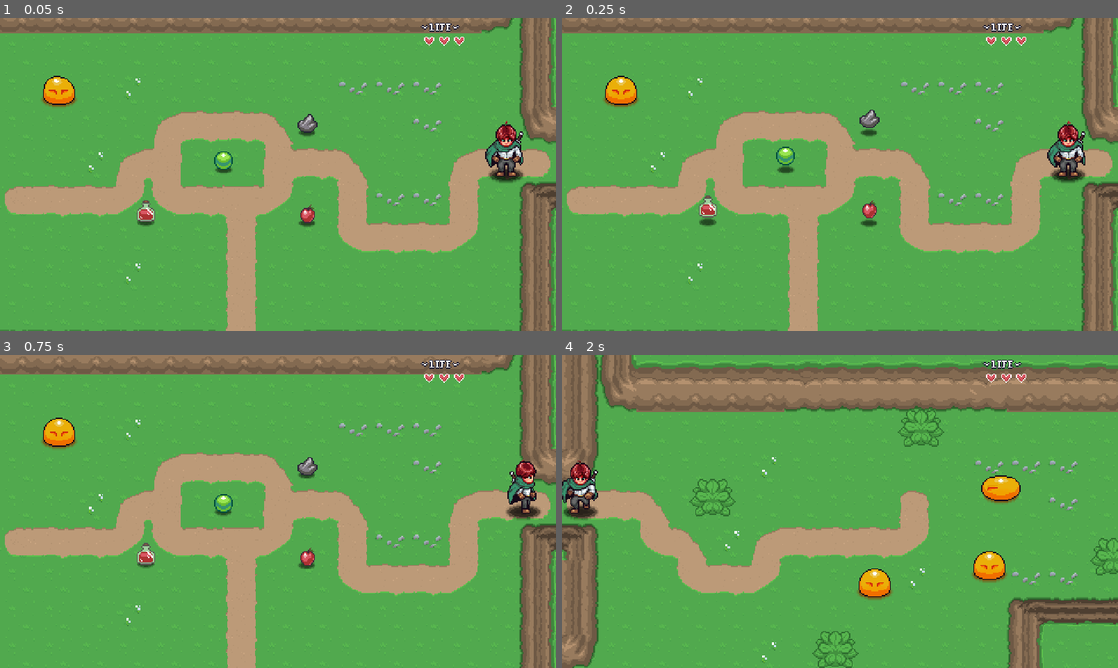
Above: before the commit, frames 1-4 (two rows, left to right).
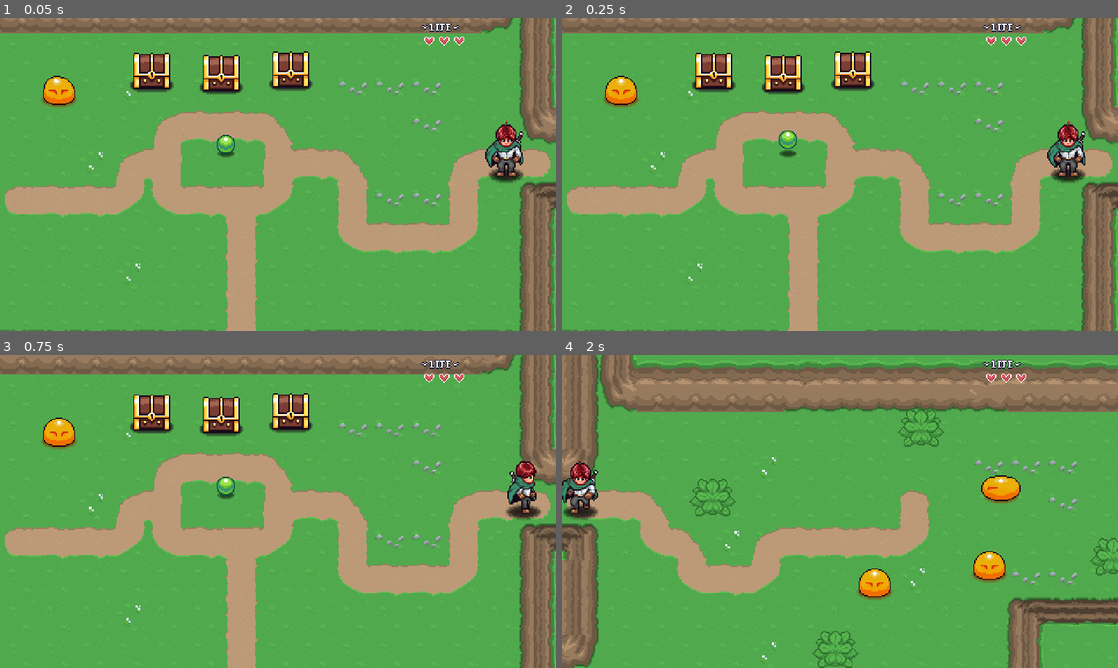
Above: after the commit, the same moments.

Repository: sirzes02/Godot-test
Game: Godot game, scene res://levels/area01/01.tscn
The game is run twice, just before and just after one commit, with the same random seed, the same clock (stepped at 60 frames per second) and the same inputs. Sound files missing from this copy of the repository are replaced by a short silence.
Inputs:
- Up to frame 1 (0.05 s): no input
- Up to frame 2 (0.25 s): no input
- Up to frame 3 (0.75 s): hold D (right) from 0.53 s (still down); hold E (interact, bound only after the commit) from 0.53 s (still down)
- Up to frame 4 (2 s): release D (right) at 1.28 s; release E (interact, bound only after the commit) at 1.28 s; hold S (down) from 1.28 s (still down); tap Space (attack) at 1.35 s; tap E (interact, bound only after the commit) at 1.55 s

The runs differ from the first frame. In frame 1, 3.4% of the frame differs, in the area x 23-58%, y 10-67%; in frame 2, 3.5%; in frame 3, 3.4%; in frame 4, nothing differs.

Commit message:
Treasure Chest

Diff:
--- a/00_globals/global_player_manager.gd
+++ b/00_globals/global_player_manager.gd
@@ -2,6 +2,8 @@
 
 const PLAYER = preload("uid://b4sse476kdci4")
 const INVENTORY_DATA: InventoryData = preload("res://gui/pause_menu/inventory/player_inventory.tres")
+
+signal interact_pressed
 
 var player: Player
 var player_spawned: bool = false
--- a/Player/Scripts/states/player_state_idle.gd
+++ b/Player/Scripts/states/player_state_idle.gd
@@ -24,5 +24,7 @@
 func handled_input(_event: InputEvent) -> State:
 	if _event.is_action_pressed("attack"):
 		return attack
+	elif _event.is_action_pressed("interact"):
+		PlayerManager.interact_pressed.emit()
 
 	return null
--- a/Player/Scripts/states/player_state_walk.gd
+++ b/Player/Scripts/states/player_state_walk.gd
@@ -30,5 +30,7 @@
 func handled_input(_event: InputEvent) -> State:
 	if _event.is_action_pressed("attack"):
 		return attack
+	elif _event.is_action_pressed("interact"):
+		PlayerManager.interact_pressed.emit()
 
 	return null
--- a/Player/player.tscn
+++ b/Player/player.tscn
@@ -531,6 +531,8 @@
 &"walk_up": SubResource("Animation_od3ui")
 }
 
+[sub_resource type="RectangleShape2D" id="RectangleShape2D_wodsf"]
+
 [sub_resource type="CircleShape2D" id="CircleShape2D_kb6p2"]
 
 [sub_resource type="Animation" id="Animation_tqiix"]
@@ -671,6 +673,16 @@
 [node name="Interactions" type="Node2D" parent="." unique_id=1424819790]
 script = ExtResource("10_2ieo8")
 
+[node name="Area2D" type="Area2D" parent="Interactions" unique_id=1799875854]
+position = Vector2(0, 6)
+collision_layer = 4
+collision_mask = 0
+monitoring = false
+
+[node name="CollisionShape2D" type="CollisionShape2D" parent="Interactions/Area2D" unique_id=389187514]
+shape = SubResource("RectangleShape2D_wodsf")
+debug_color = Color(0, 0.64415896, 0.2923537, 0.41960785)
+
 [node name="HitBox" parent="." unique_id=294006191 instance=ExtResource("13_yllr7")]
 collision_layer = 2
 
--- /dev/null
+++ b/interactables/TreasureChest/treasure_chest.gd
@@ -0,0 +1,68 @@
+@tool
+class_name TreasureChest extends Node2D
+
+@export var item_data: ItemData:
+	set = _set_item_data
+@export var quantity: int = 1:
+	set = _set_quantity
+
+@onready var sprite_2d: Sprite2D = $ItemSprite
+@onready var label: Label = $ItemSprite/Label
+@onready var animation_player: AnimationPlayer = $AnimationPlayer
+@onready var area_2d: Area2D = $Area2D
+
+var is_open: bool = false
+
+func _ready() -> void:
+	_update_texture()
+	_update_label()
+
+	if Engine.is_editor_hint():
+		return
+
+	area_2d.area_entered.connect(_on_area_enter)
+	area_2d.area_exited.connect(_on_area_exit)
+	pass
+
+func player_interact() -> void:
+	if is_open:
+		return
+
+	is_open = true
+	animation_player.play("open_chest")
+
+	if item_data and quantity > 0:
+		PlayerManager.INVENTORY_DATA.add_item(item_data, quantity)
+	else:
+		printerr("No items in chest!")
+		push_error("No items in chest! Chest name: ", name)
+	pass
+
+func _on_area_enter(_a: Area2D) -> void:
+	PlayerManager.interact_pressed.connect(player_interact)
+	pass
+
+func _on_area_exit(_a: Area2D) -> void:
+	PlayerManager.interact_pressed.disconnect(player_interact)
+	pass
+
+func _set_item_data(value: ItemData) -> void:
+	item_data = value
+	_update_texture()
+	pass
+
+func _set_quantity(value: int) -> void:
+	quantity = value
+	_update_label()
+	pass
+
+func _update_texture() -> void:
+	if item_data and sprite_2d:
+		sprite_2d.texture = item_data.texture
+
+func _update_label() -> void:
+	if label:
+		if quantity <= 1:
+			label.text = ""
+		else:
+			label.text = "x" + str(quantity)
--- /dev/null
+++ b/interactables/TreasureChest/treasure_chest.tscn
@@ -0,0 +1,243 @@
+[gd_scene format=3 uid="uid://dfsdlruxpe7ms"]
+
+[ext_resource type="Script" uid="uid://b6cnokbs2ntv5" path="res://interactables/TreasureChest/treasure_chest.gd" id="1_hftu0"]
+[ext_resource type="Texture2D" uid="uid://kkjd10x5kebp" path="res://interactables/TreasureChest/treasure-chest.png" id="2_32ws2"]
+[ext_resource type="Texture2D" uid="uid://xv7vbfodkwkx" path="res://items/sprites/items.png" id="3_tx8hp"]
+[ext_resource type="AudioStream" uid="uid://d27ahwr066hu1" path="res://interactables/TreasureChest/treasure-open.wav" id="4_8lpof"]
+
+[sub_resource type="AtlasTexture" id="AtlasTexture_8lpof"]
+atlas = ExtResource("3_tx8hp")
+region = Rect2(0, 0, 32, 32)
+
+[sub_resource type="Animation" id="Animation_8lpof"]
+length = 0.001
+tracks/0/type = "value"
+tracks/0/imported = false
+tracks/0/enabled = true
+tracks/0/path = NodePath("Sprite2D:frame")
+tracks/0/interp = 1
+tracks/0/loop_wrap = true
+tracks/0/keys = {
+"times": PackedFloat32Array(0),
+"transitions": PackedFloat32Array(1),
+"update": 1,
+"values": [0]
+}
+tracks/1/type = "value"
+tracks/1/imported = false
+tracks/1/enabled = true
+tracks/1/path = NodePath("ItemSprite:visible")
+tracks/1/interp = 1
+tracks/1/loop_wrap = true
+tracks/1/keys = {
+"times": PackedFloat32Array(0),
+"transitions": PackedFloat32Array(1),
+"update": 1,
+"values": [true]
+}
+tracks/2/type = "value"
+tracks/2/imported = false
+tracks/2/enabled = true
+tracks/2/path = NodePath("ItemSprite:position")
+tracks/2/interp = 1
+tracks/2/loop_wrap = true
+tracks/2/keys = {
+"times": PackedFloat32Array(0),
+"transitions": PackedFloat32Array(1),
+"update": 0,
+"values": [Vector2(0, -10)]
+}
+tracks/3/type = "value"
+tracks/3/imported = false
+tracks/3/enabled = true
+tracks/3/path = NodePath("ItemSprite:modulate")
+tracks/3/interp = 1
+tracks/3/loop_wrap = true
+tracks/3/keys = {
+"times": PackedFloat32Array(0),
+"transitions": PackedFloat32Array(1),
+"update": 0,
+"values": [Color(1, 1, 1, 1)]
+}
+
+[sub_resource type="Animation" id="Animation_tx8hp"]
+resource_name = "closed"
+tracks/0/type = "value"
+tracks/0/imported = false
+tracks/0/enabled = true
+tracks/0/path = NodePath("Sprite2D:frame")
+tracks/0/interp = 1
+tracks/0/loop_wrap = true
+tracks/0/keys = {
+"times": PackedFloat32Array(0),
+"transitions": PackedFloat32Array(1),
+"update": 1,
+"values": [0]
+}
+tracks/1/type = "value"
+tracks/1/imported = false
+tracks/1/enabled = true
+tracks/1/path = NodePath("ItemSprite:visible")
+tracks/1/interp = 1
+tracks/1/loop_wrap = true
+tracks/1/keys = {
+"times": PackedFloat32Array(0),
+"transitions": PackedFloat32Array(1),
+"update": 1,
+"values": [false]
+}
+
+[sub_resource type="Animation" id="Animation_nkcuk"]
+resource_name = "open_chest"
+length = 1.5
+tracks/0/type = "value"
+tracks/0/imported = false
+tracks/0/enabled = true
+tracks/0/path = NodePath("Sprite2D:frame")
+tracks/0/interp = 1
+tracks/0/loop_wrap = true
+tracks/0/keys = {
+"times": PackedFloat32Array(0, 0.1),
+"transitions": PackedFloat32Array(1, 1),
+"update": 1,
+"values": [0, 1]
+}
+tracks/1/type = "value"
+tracks/1/imported = false
+tracks/1/enabled = true
+tracks/1/path = NodePath("ItemSprite:visible")
+tracks/1/interp = 1
+tracks/1/loop_wrap = true
+tracks/1/keys = {
+"times": PackedFloat32Array(0, 0.1),
+"transitions": PackedFloat32Array(1, 1),
+"update": 1,
+"values": [false, true]
+}
+tracks/2/type = "audio"
+tracks/2/imported = false
+tracks/2/enabled = true
+tracks/2/path = NodePath("AudioStreamPlayer2D")
+tracks/2/interp = 1
+tracks/2/loop_wrap = true
+tracks/2/keys = {
+"clips": [{
+"end_offset": 0.0,
+"start_offset": 0.0,
+"stream": ExtResource("4_8lpof")
+}],
+"times": PackedFloat32Array(0.1)
+}
+tracks/2/use_blend = true
+tracks/3/type = "value"
+tracks/3/imported = false
+tracks/3/enabled = true
+tracks/3/path = NodePath("ItemSprite:position")
+tracks/3/interp = 1
+tracks/3/loop_wrap = true
+tracks/3/keys = {
+"times": PackedFloat32Array(0.100000024, 0.3, 0.5, 1.5),
+"transitions": PackedFloat32Array(0.5, -2, 2, 1),
+"update": 0,
+"values": [Vector2(0, -10), Vector2(0, -64), Vector2(0, -48), Vector2(0, -48)]
+}
+tracks/4/type = "value"
+tracks/4/imported = false
+tracks/4/enabled = true
+tracks/4/path = NodePath("ItemSprite:modulate")
+tracks/4/interp = 1
+tracks/4/loop_wrap = true
+tracks/4/keys = {
+"times": PackedFloat32Array(0.2, 0.3, 0.5, 1, 1.5),
+"transitions": PackedFloat32Array(1, 1, 1, 1, 1),
+"update": 0,
+"values": [Color(1, 1, 1, 1), Color(7.3009396, 5.130091, 2.5526783, 0.64400005), Color(1, 1, 1, 1), Color(1, 1, 1, 1), Color(1, 1, 1, 0)]
+}
+
+[sub_resource type="Animation" id="Animation_bc0bh"]
+resource_name = "opened"
+tracks/0/type = "value"
+tracks/0/imported = false
+tracks/0/enabled = true
+tracks/0/path = NodePath("Sprite2D:frame")
+tracks/0/interp = 1
+tracks/0/loop_wrap = true
+tracks/0/keys = {
+"times": PackedFloat32Array(0),
+"transitions": PackedFloat32Array(1),
+"update": 1,
+"values": [1]
+}
+tracks/1/type = "value"
+tracks/1/imported = false
+tracks/1/enabled = true
+tracks/1/path = NodePath("ItemSprite:visible")
+tracks/1/interp = 1
+tracks/1/loop_wrap = true
+tracks/1/keys = {
+"times": PackedFloat32Array(0),
+"transitions": PackedFloat32Array(1),
+"update": 1,
+"values": [false]
+}
+
+[sub_resource type="AnimationLibrary" id="AnimationLibrary_8lpof"]
+_data = {
+&"RESET": SubResource("Animation_8lpof"),
+&"closed": SubResource("Animation_tx8hp"),
+&"open_chest": SubResource("Animation_nkcuk"),
+&"opened": SubResource("Animation_bc0bh")
+}
+
+[sub_resource type="RectangleShape2D" id="RectangleShape2D_tx8hp"]
+size = Vector2(32, 10)
+
+[sub_resource type="RectangleShape2D" id="RectangleShape2D_8lpof"]
+size = Vector2(36, 19)
+
+[node name="TreasureChest" type="Node2D" unique_id=1078578518]
+script = ExtResource("1_hftu0")
+
+[node name="Sprite2D" type="Sprite2D" parent="." unique_id=1379987417]
+position = Vector2(0, -10)
+texture = ExtResource("2_32ws2")
+hframes = 2
+
+[node name="ItemSprite" type="Sprite2D" parent="." unique_id=759175275]
+position = Vector2(0, -10)
+texture = SubResource("AtlasTexture_8lpof")
+
+[node name="Label" type="Label" parent="ItemSprite" unique_id=262428540]
+offset_left = 11.0
+offset_top = -12.0
+offset_right = 51.0
+offset_bottom = 11.0
+theme_override_colors/font_outline_color = Color(0, 0, 0, 1)
+theme_override_constants/outline_size = 4
+theme_override_font_sizes/font_size = 10
+text = "x99"
+vertical_alignment = 1
+
+[node name="AnimationPlayer" type="AnimationPlayer" parent="." unique_id=304792941]
+libraries/ = SubResource("AnimationLibrary_8lpof")
+autoplay = &"closed"
+
+[node name="AudioStreamPlayer2D" type="AudioStreamPlayer2D" parent="." unique_id=1849018542]
+
+[node name="StaticBody2D" type="StaticBody2D" parent="." unique_id=1941036681]
+collision_layer = 16
+collision_mask = 0
+
+[node name="CollisionShape2D" type="CollisionShape2D" parent="StaticBody2D" unique_id=951538696]
+position = Vector2(0, 5)
+shape = SubResource("RectangleShape2D_tx8hp")
+
+[node name="Area2D" type="Area2D" parent="." unique_id=1156334436]
+collision_layer = 0
+collision_mask = 4
+monitorable = false
+
+[node name="CollisionShape2D" type="CollisionShape2D" parent="Area2D" unique_id=468836002]
+position = Vector2(0, 5.5)
+shape = SubResource("RectangleShape2D_8lpof")
+debug_color = Color(0, 0.64117885, 0.34332916, 0.41960785)
--- a/items/gem.tres
+++ b/items/gem.tres
@@ -1,5 +1,6 @@
 [gd_resource type="Resource" script_class="ItemData" format=3 uid="uid://8qgcg0rmriho"]
 
+[ext_resource type="Script" uid="uid://bw1n5f7oha62s" path="res://items/item_efffects/item_effect.gd" id="1_gbvxt"]
 [ext_resource type="Script" uid="uid://dk26mo3s51sr3" path="res://items/scripts/item_data.gd" id="1_m7x72"]
 [ext_resource type="Texture2D" uid="uid://xv7vbfodkwkx" path="res://items/sprites/items.png" id="2_o2n4o"]
 
--- a/levels/area01/01.tscn
+++ b/levels/area01/01.tscn
@@ -7,9 +7,9 @@
 [ext_resource type="PackedScene" uid="uid://21t22vjvneei" path="res://enemies/slime/slime.tscn" id="5_dh2nq"]
 [ext_resource type="PackedScene" uid="uid://dl5vcyjj1xbno" path="res://items/item_pickup/item_pickup.tscn" id="6_bklj5"]
 [ext_resource type="Resource" uid="uid://8qgcg0rmriho" path="res://items/gem.tres" id="7_s4jhe"]
-[ext_resource type="Resource" uid="uid://b1y2o87cmew1w" path="res://items/potion.tres" id="8_skxhh"]
-[ext_resource type="Resource" uid="uid://d0qvih0usgnvp" path="res://items/stone.tres" id="9_sjo14"]
-[ext_resource type="Resource" uid="uid://dsjot8ebsf5se" path="res://items/apple.tres" id="10_sjo14"]
+[ext_resource type="Resource" uid="uid://dsjot8ebsf5se" path="res://items/apple.tres" id="9_sjo14"]
+[ext_resource type="Resource" uid="uid://b1y2o87cmew1w" path="res://items/potion.tres" id="9_skxhh"]
+[ext_resource type="PackedScene" uid="uid://dfsdlruxpe7ms" path="res://interactables/TreasureChest/treasure_chest.tscn" id="11_6ub2s"]
 
 [node name="01" type="Node2D" unique_id=188804400]
 script = ExtResource("1_l2ak3")
@@ -35,17 +35,19 @@
 position = Vector2(83, 89)
 
 [node name="ItemPickup" parent="." unique_id=1695452781 instance=ExtResource("6_bklj5")]
-position = Vector2(225, 143)
+position = Vector2(227.49445, 128.85219)
 item_data = ExtResource("7_s4jhe")
 
-[node name="ItemPickup2" parent="." unique_id=1218899278 instance=ExtResource("6_bklj5")]
-position = Vector2(158, 188)
-item_data = ExtResource("8_skxhh")
+[node name="TreasureChest" parent="." unique_id=1078578518 instance=ExtResource("11_6ub2s")]
+position = Vector2(223, 70)
+item_data = ExtResource("9_sjo14")
+quantity = 2
 
-[node name="ItemPickup3" parent="." unique_id=1368312473 instance=ExtResource("6_bklj5")]
-position = Vector2(297, 111)
-item_data = ExtResource("9_sjo14")
+[node name="TreasureChest2" parent="." unique_id=1461181522 instance=ExtResource("11_6ub2s")]
+position = Vector2(283, 67)
+item_data = ExtResource("7_s4jhe")
+quantity = 4
 
-[node name="ItemPickup4" parent="." unique_id=158628049 instance=ExtResource("6_bklj5")]
-position = Vector2(297, 189)
-item_data = ExtResource("10_sjo14")
+[node name="TreasureChest3" parent="." unique_id=2020584286 instance=ExtResource("11_6ub2s")]
+position = Vector2(163, 68)
+item_data = ExtResource("9_skxhh")
--- a/project.godot
+++ b/project.godot
@@ -64,11 +64,17 @@
 "events": [Object(InputEventKey,"resource_local_to_scene":false,"resource_name":"","device":-1,"window_id":0,"alt_press …(195 unchanged characters)…
 ]
 }
+interact={
+"deadzone": 0.2,
+"events": [Object(InputEventKey,"resource_local_to_scene":false,"resource_name":"","device":-1,"window_id":0,"alt_pressed":false,"shift_pressed":false,"ctrl_pressed":false,"meta_pressed":false,"pressed":false,"keycode":0,"physical_keycode":69,"key_label":0,"unicode":101,"location":0,"echo":false,"script":null)
+]
+}
 
 [layer_names]
 
 2d_physics/layer_1="Player"
 2d_physics/layer_2="PlayerHurt"
+2d_physics/layer_3="PlayerInteract"
 2d_physics/layer_5="Walls"
 2d_physics/layer_9="Enemy"
 
Binary file added: interactables/TreasureChest/treasure-chest.png
Not shown, added: interactables/TreasureChest/treasure-chest.png.import
Not shown, added: interactables/TreasureChest/treasure-open.wav.import
Not shown, added: interactables/TreasureChest/treasure_chest.gd.uid
Not shown, added: interactables/TreasureChest/treasure-open.wav
